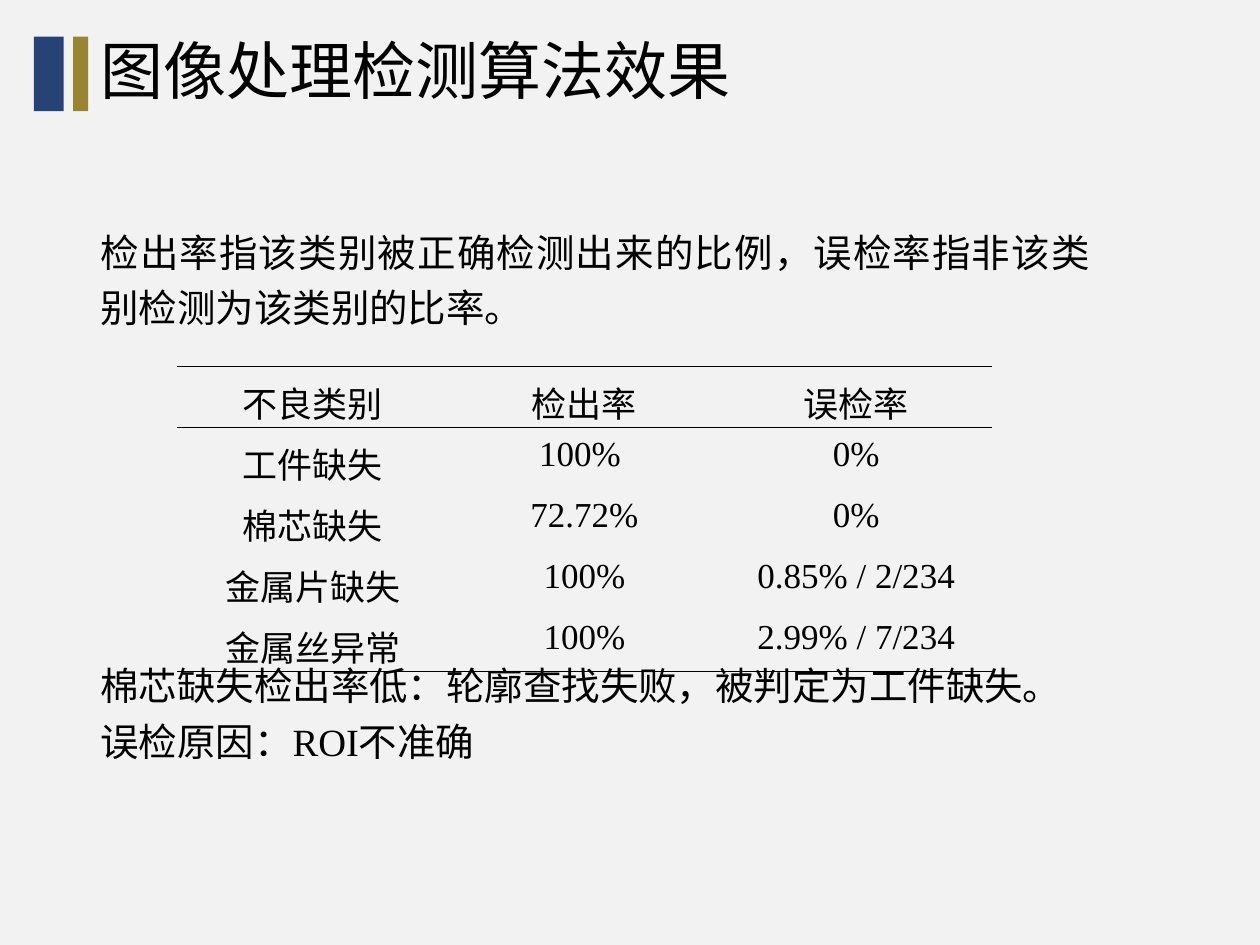
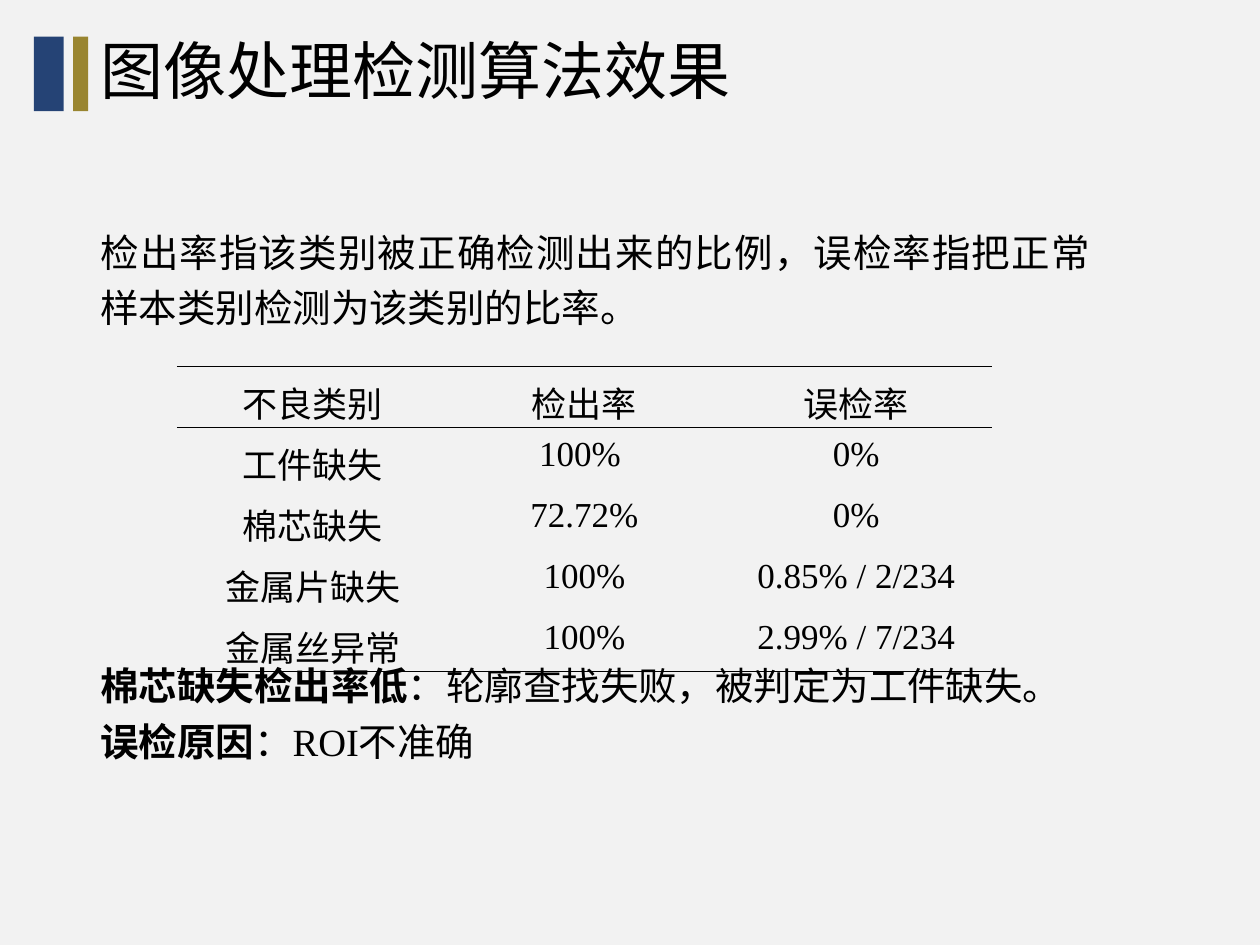
Before and after one commit to wang-jiankun/Graduate-File, a slide deck: slide 15 of 中期PPT-王建坤.pptx. Drawn at 1260x945 pixels with LibreOffice and Linux fonts; fonts in the diff are those of the drawing; background and template pictures are left out. Boxes give left, top, right and bottom in pixels: in the first picture for what was removed or moved away, otherwise in the second. Text is boxed around its words. In the diff, an @@ line names an element or a change of style, - is before the commit and + after.

```diff
--- a/中期PPT-王建坤.pptx
+++ b/中期PPT-王建坤.pptx
@@ text at <box>101,234,1090,325</box>: text changed @@
-检出率指该类别被正确检测出来的比例，误检率指非该类别检测为该类别的比率。
+检出率指该类别被正确检测出来的比例，误检率指把正常样本类别检测为该类别的比率。
@@ text "棉芯缺失检出率低：轮廓查找失败，被判定为工件缺失。" at <box>101,661,1062,760</box>: bold on in "棉芯缺失检出率低：轮廓查找失败，被判定为工件缺失。", "误检原因：ROI不准确" @@
```
Also in this commit, not shown: 16 other slides changed, 2 other files.
